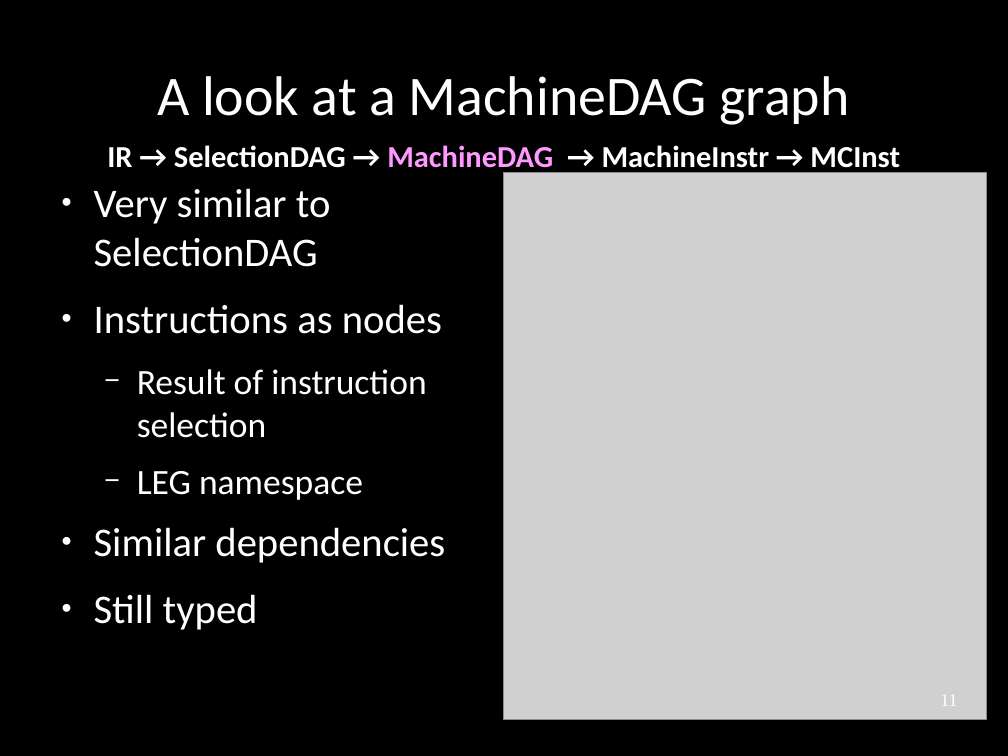
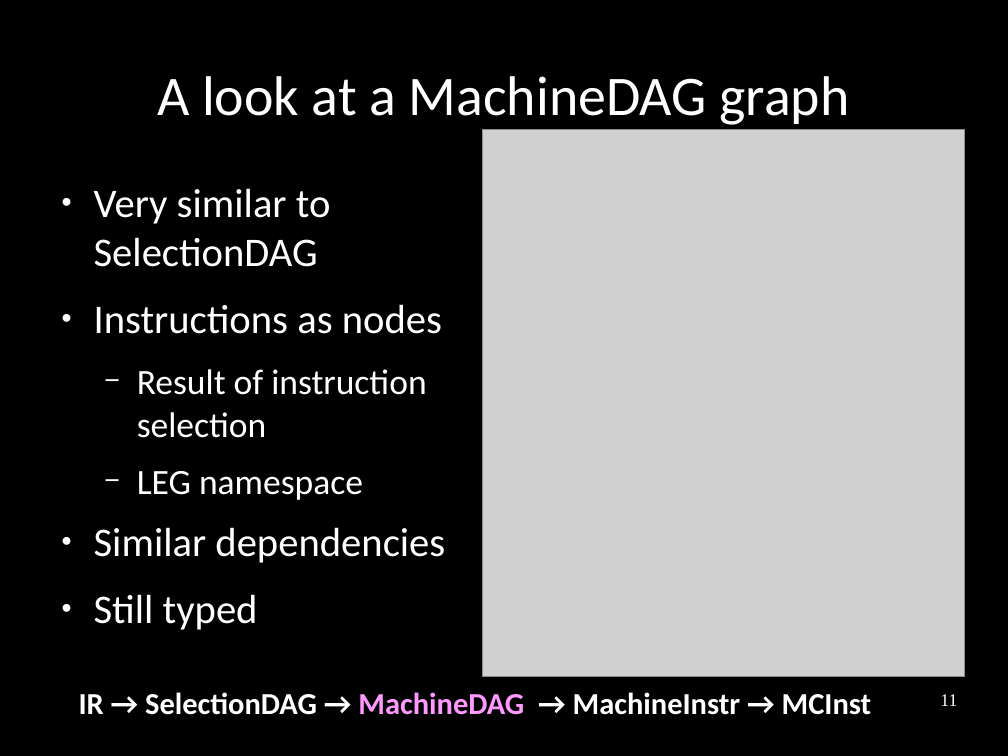
Before and after one commit to frasercrmck/llvm-leg, a slide deck: slide 11 of docs/Codeplay/Slides.odp. Drawn at 1008x756 pixels with LibreOffice and Linux fonts; fonts in the diff are those of the drawing; grey boxes stand for pictures. Boxes give left, top, right and bottom in pixels: in the first picture for what was removed or moved away, otherwise in the second. Text is boxed around its words. In the diff, an @@ line names an element or a change of style, - is before the commit and + after.

Commit message:
Fix layout.

```diff
--- a/docs/Codeplay/Slides.odp
+++ b/docs/Codeplay/Slides.odp
@@ picture: place and size @@
-picture at [504,173,987,720]
+picture at [483,130,966,677]
@@ text "IR → SelectionDAG → MachineDAG ..." rewrapped from [107,145,900,174] to [79,692,872,715] @@
```
Also in this commit, not shown: 24 other slides changed.
